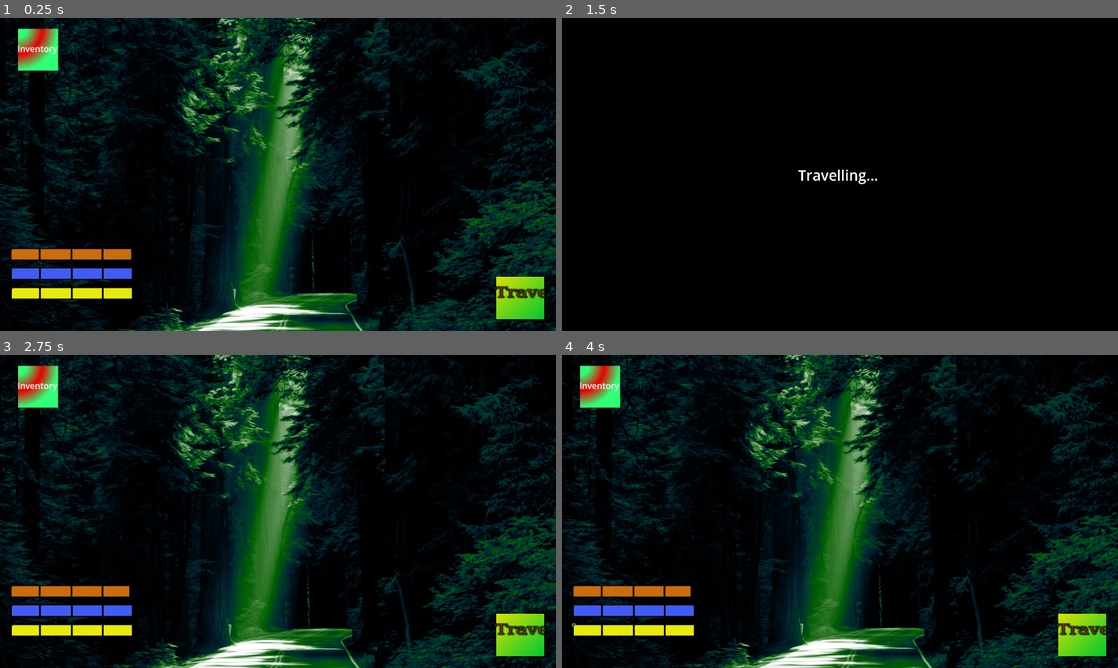
Above: before the commit, frames 1-4 (two rows, left to right).
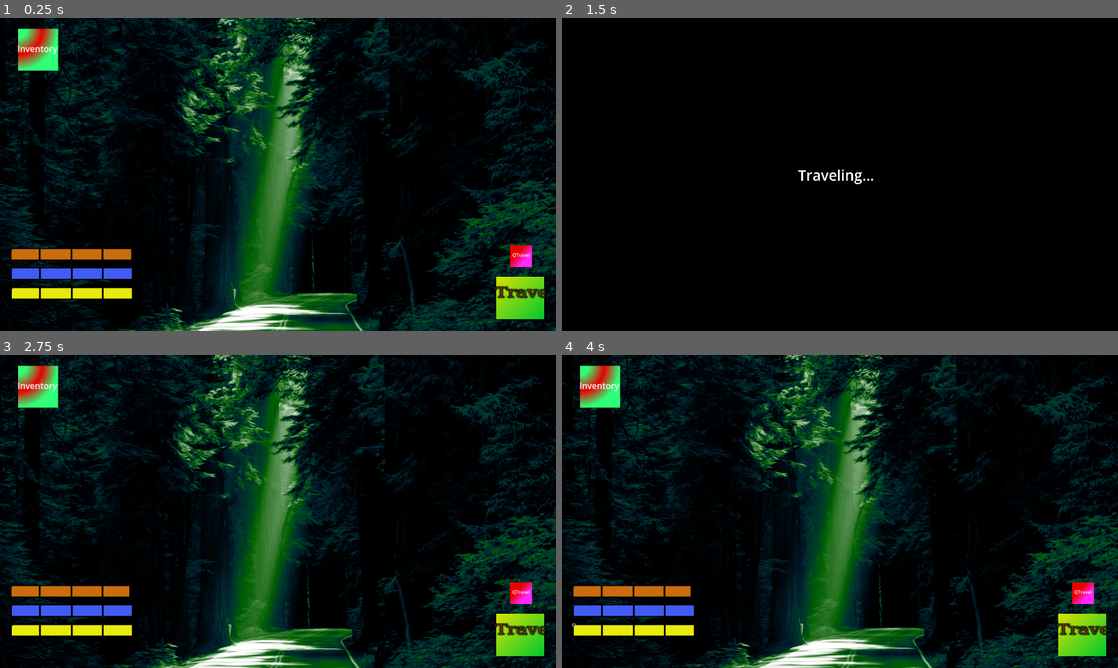
Above: after the commit, the same moments.

Repository: Peafowll/They-Left-Me
Game: Godot game, scene res://Objects/travel_mode.tscn
Two runs of this game, one before a commit and one after it. Both use one fixed random seed, a clock stepped at 60 frames per second and the inputs below.
Inputs (mouse positions are in pixels of both pictures, inside the frame that each line leads up to):
- Up to frame 1 (0.25 s): no input
- Up to frame 2 (1.5 s): click "Travel" at 0.5 s; click "Inventory" at 1.25 s
- Up to frame 3 (2.75 s): click (522, 592) at 2 s, where only the run after the commit has a clickable "QTravel"
- Up to frame 4 (4 s): click (573, 624) at 2.77 s; click (573, 624) at 3.52 s

The runs differ from the first frame. In frame 1, 0.3% of the frame differs, in the area x 91-96%, y 72-80%; in frame 2, less than 0.1%; in frame 3, 0.3%; in frame 4, 0.3%.

Commit message:
QTravel + pass time + distance

Diff:
--- a/Objects/travel_mode.tscn
+++ b/Objects/travel_mode.tscn
@@ -29,24 +29,6 @@
 border_width_bottom = 4
 border_color = Color(0, 0, 0, 1)
 
-[sub_resource type="Gradient" id="Gradient_hyowb"]
-colors = PackedColorArray(0, 0.79, 0.184333, 1, 0.860333, 0.89, 0, 1)
-
-[sub_resource type="GradientTexture2D" id="GradientTexture2D_05maj"]
-gradient = SubResource("Gradient_hyowb")
-width = 75
-height = 75
-fill_from = Vector2(1, 1)
-fill_to = Vector2(0, 0)
-
-[sub_resource type="Gradient" id="Gradient_gyy25"]
-
-[sub_resource type="GradientTexture2D" id="GradientTexture2D_hyowb"]
-gradient = SubResource("Gradient_gyy25")
-width = 75
-height = 75
-fill_to = Vector2(1, 1)
-
 [sub_resource type="Gradient" id="Gradient_05maj"]
 offsets = PackedFloat32Array(0.21393, 0.61194, 1)
 colors = PackedColorArray(0.188235, 1, 0.466667, 1, 0.921569, 0, 0, 1, 0.188235, 1, 0.466667, 1)
@@ -65,6 +47,34 @@
 gradient = SubResource("Gradient_2mib4")
 width = 75
 height = 75
+
+[sub_resource type="Gradient" id="Gradient_hyowb"]
+colors = PackedColorArray(0, 0.79, 0.184333, 1, 0.860333, 0.89, 0, 1)
+
+[sub_resource type="GradientTexture2D" id="GradientTexture2D_05maj"]
+gradient = SubResource("Gradient_hyowb")
+width = 75
+height = 75
+fill_from = Vector2(1, 1)
+fill_to = Vector2(0, 0)
+
+[sub_resource type="Gradient" id="Gradient_gyy25"]
+
+[sub_resource type="GradientTexture2D" id="GradientTexture2D_hyowb"]
+gradient = SubResource("Gradient_gyy25")
+width = 75
+height = 75
+fill_to = Vector2(1, 1)
+
+[sub_resource type="Gradient" id="Gradient_s3etm"]
+colors = PackedColorArray(0.92549, 0, 0, 1, 1, 0.160784, 1, 1)
+
+[sub_resource type="GradientTexture2D" id="GradientTexture2D_2mib4"]
+gradient = SubResource("Gradient_s3etm")
+width = 75
+height = 75
+fill_from = Vector2(0.418803, 0.299145)
+fill_to = Vector2(0.764957, 0.611111)
 
 [node name="TravelMode" type="Node2D"]
 
@@ -103,7 +113,26 @@
 offset_bottom = 838.0
 theme_override_styles/fill = SubResource("StyleBoxFlat_hyowb")
 
-[node name="TravelButton" type="TextureButton" parent="."]
+[node name="InventoryButton" type="TextureButton" parent="UIUpdate"]
+offset_left = 62.0
+offset_top = 37.0
+offset_right = 137.0
+offset_bottom = 112.0
+scale = Vector2(1.84, 1.92)
+texture_normal = SubResource("GradientTexture2D_s3etm")
+texture_hover = SubResource("GradientTexture2D_tbuwt")
+
+[node name="RichTextLabel" type="RichTextLabel" parent="UIUpdate/InventoryButton"]
+layout_mode = 0
+offset_left = -0.543478
+offset_top = 24.4792
+offset_right = 75.4565
+offset_bottom = 47.4792
+mouse_filter = 2
+text = "Inventory"
+scroll_active = false
+
+[node name="TravelButton" type="TextureButton" parent="UIUpdate"]
 offset_left = 1714.0
 offset_top = 892.0
 offset_right = 1789.0
@@ -112,7 +141,7 @@
 texture_normal = SubResource("GradientTexture2D_05maj")
 texture_hover = SubResource("GradientTexture2D_hyowb")
 
-[node name="RichTextLabel" type="RichTextLabel" parent="TravelButton"]
+[node name="RichTextLabel" type="RichTextLabel" parent="UIUpdate/TravelButton"]
 layout_mode = 0
 offset_left = -2.0
 offset_top = 17.0
@@ -125,28 +154,10 @@
 scroll_active = false
 autowrap_mode = 0
 
-[node name="InventoryButton" type="TextureButton" parent="."]
-offset_left = 62.0
-offset_top = 37.0
-offset_right = 137.0
-offset_bottom = 112.0
-scale = Vector2(1.84, 1.92)
-texture_normal = SubResource("GradientTexture2D_s3etm")
-texture_hover = SubResource("GradientTexture2D_tbuwt")
-
-[node name="RichTextLabel" type="RichTextLabel" parent="InventoryButton"]
-layout_mode = 0
-offset_left = -0.543478
-offset_top = 24.4792
-offset_right = 75.4565
-offset_bottom = 47.4792
-mouse_filter = 2
-text = "Inventory"
-scroll_active = false
-
-[node name="CanvasLayer" type="CanvasLayer" parent="."]
-
-[node name="ColorRect" type="ColorRect" parent="CanvasLayer"]
+[node name="TravelingTransition" type="CanvasLayer" parent="UIUpdate"]
+visible = false
+
+[node name="TravelRect" type="ColorRect" parent="UIUpdate/TravelingTransition"]
 anchors_preset = 15
 anchor_right = 1.0
 anchor_bottom = 1.0
@@ -154,7 +165,7 @@
 grow_vertical = 2
 color = Color(0, 0, 0, 1)
 
-[node name="RichTextLabel" type="RichTextLabel" parent="CanvasLayer"]
+[node name="TravelText" type="RichTextLabel" parent="UIUpdate/TravelingTransition"]
 anchors_preset = 8
 anchor_left = 0.5
 anchor_top = 0.5
@@ -167,7 +178,30 @@
 grow_horizontal = 2
 grow_vertical = 2
 theme_override_font_sizes/normal_font_size = 50
-text = "Travelling..."
-scroll_active = false
-
-[connection signal="pressed" from="TravelButton" to="UIUpdate" method="_on_travel_button_pressed"]
+text = "Traveling..."
+scroll_active = false
+
+[node name="QuickTravelButton" type="TextureButton" parent="UIUpdate"]
+layout_mode = 1
+anchors_preset = -1
+anchor_left = 44.05
+anchor_top = 19.6
+anchor_right = 45.95
+anchor_bottom = 21.475
+offset_right = -0.00012207
+texture_normal = SubResource("GradientTexture2D_2mib4")
+metadata/_edit_use_anchors_ = true
+
+[node name="RichTextLabel" type="RichTextLabel" parent="UIUpdate/QuickTravelButton"]
+layout_mode = 0
+offset_left = 7.0
+offset_top = 22.0
+offset_right = 79.0
+offset_bottom = 49.0
+mouse_filter = 2
+bbcode_enabled = true
+text = "QTravel"
+scroll_active = false
+
+[connection signal="pressed" from="UIUpdate/TravelButton" to="UIUpdate" method="_on_travel_button_pressed"]
+[connection signal="pressed" from="UIUpdate/QuickTravelButton" to="UIUpdate" method="_on_quick_travel_button_pressed"]
--- a/Objects/ui_update.gd
+++ b/Objects/ui_update.gd
@@ -4,7 +4,7 @@
 @onready var thirst_bar: ProgressBar = $ThirstBar
 @onready var hunger_bar: ProgressBar = $HungerBar
 
-@onready var canvas_layer = $"../CanvasLayer"
+@onready var canvas_layer = $TravelingTransition
 
 func _process(_delta: float) -> void:
 	energy_bar.value = Player.energy
@@ -17,5 +17,32 @@
 func _on_travel_button_pressed() -> void:
 	canvas_layer.visible = true
 	# Play footstep sound
-	await get_tree().create_timer(2).timeout
+	World.current_distance+=10
+	if World.current_distance > World.current_location.size:
+		World.current_distance = World.current_distance - World.current_location.size
+		World.location_index+=1
+	World.current_location = World.Locations[World.location_index]
+	World._pass_time(12)
+	await get_tree().create_timer(1.5).timeout
 	canvas_layer.visible = false
+	print(World.current_location.name)
+	print(World.current_distance)
+	print(World.day)
+	print(World.hour)
+
+
+func _on_quick_travel_button_pressed() -> void:
+	canvas_layer.visible = true
+	# Play footstep sound
+	World.current_distance+=10
+	if World.current_distance > World.current_location.size:
+		World.current_distance = World.current_distance - World.current_location.size
+		World.location_index+=1
+	World.current_location = World.Locations[World.location_index]
+	World._pass_time(6)
+	await get_tree().create_timer(1.5).timeout
+	canvas_layer.visible = false
+	print(World.current_location.name)
+	print(World.current_distance)
+	print(World.day)
+	print(World.hour)
--- a/world.gd
+++ b/world.gd
@@ -3,14 +3,20 @@
 
 @export var day : int = 0
 @export var hour : float = 0
+
 const SEARCH_WEIGHT_BIAS = 3
 const SEARCH_SHELTER_BIAS = 5
-var Locations : Array[Location] = []
-var current_location
+
+@export var Locations : Array[Location] = []
+@export var current_location : Location
+@export var location_index : int = 0
+@export var current_distance : int
+
 func _ready() -> void:
 	Locations.append(load( "res://Resources/Locations/city.tres"))
+	Locations.append(load("res://Resources/Locations/forest.tres" ))
 	#print(Locations[0].loot_table.pool[0].name)
-	current_location = Locations[0]
+	current_location = Locations[location_index]
 	print("Current location : " + current_location.name)
 	print("Necessary background : " + current_location.background_image)
 	var found = _search("food")
@@ -96,3 +102,9 @@
 	print("Found " + found_item.name+ ".")
 	print(found_item.description)
 	return found_item
+
+func _pass_time(time : float):
+	hour+=time
+	if hour >= 24:
+		day+=1
+		hour=hour-24
Not shown: 1 places in Objects/travel_mode.tscn that only renumber resources
Not shown: 1 places in Resources/LootPools/city_pool.tres that only renumber resources
